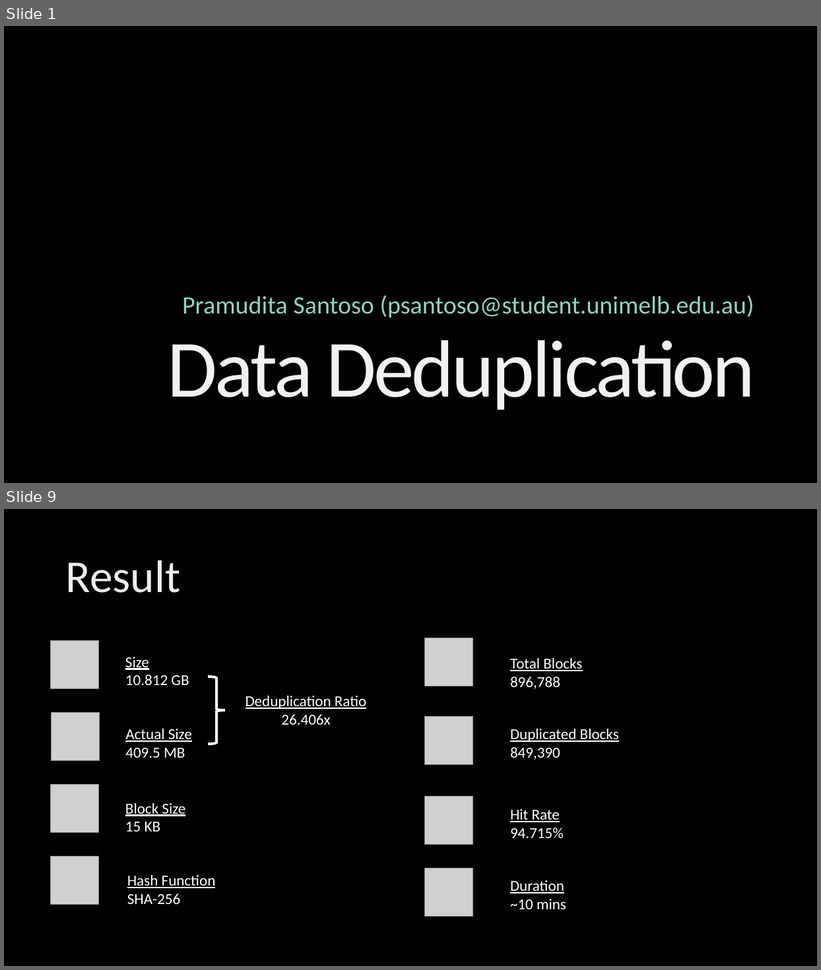
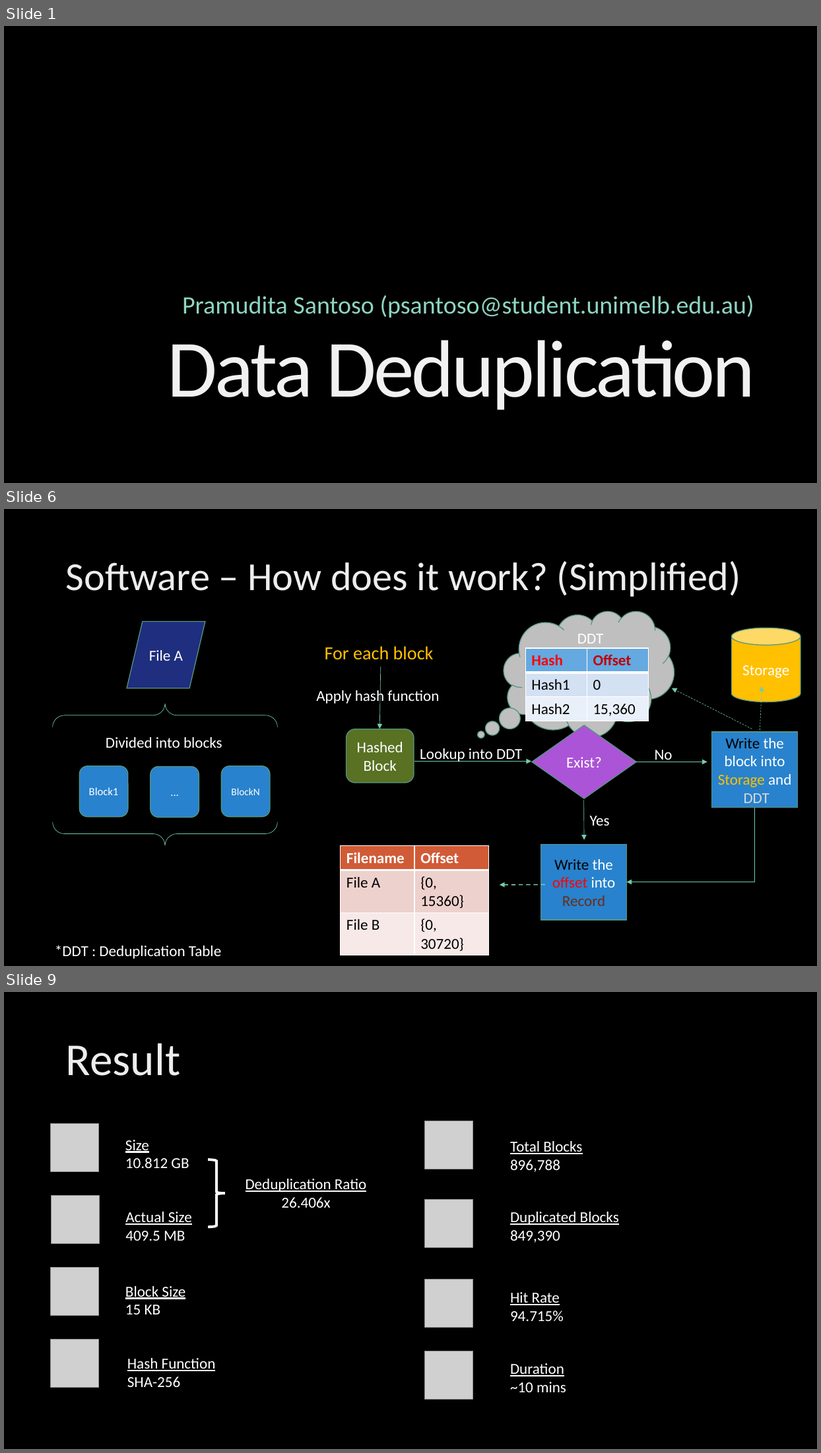
Before and after one commit to parfaire/DaDeDupNew, a slide deck: dd/DaDeDup.pptx. Shown one above the other, each under a label of ours: slides 1 and 9 before the commit, slides 1, 6 and 9 after it; the slides between them are not shown. The pictures are 821x970 and 821x1453 pixels, drawn with LibreOffice and Linux fonts; fonts in the diff are those of the drawing; grey boxes stand for pictures; background and template pictures are left out. Boxes give left, top, right and bottom in pixels: in the first picture for what was removed or moved away, otherwise in the second. Text is boxed around its words. In the diff, an @@ line names an element or a change of style, - is before the commit and + after.

```diff
--- a/dd/DaDeDup.pptx
+++ b/dd/DaDeDup.pptx
@@ slide 6 added at [4, 509, 817, 966], background picture (left out) @@
@@ title added at [66, 561, 741, 597], 47 pt, text gradient #DEDEDE to #EDEDED to #FFFFFF @@
+Software – How does it work? (Simplified)
@@ flow chart input output added at [127, 622, 205, 689], fill #1F2E7E, outline #559684 1 pt, 18 pt, text #FFFFFF @@
+File A
@@ thought cloud added at [504, 611, 675, 737], fill #BFBFBF, outline #559684 1 pt @@
@@ text added at [325, 646, 434, 660], 22 pt, text #FFC000 @@
+For each block
@@ text added at [578, 634, 603, 644], 18 pt, text #FFFFFF @@
+DDT
@@ cylinder added at [732, 628, 801, 702], fill #FFC000, outline #559684 1 pt, 18 pt, text #FFFFFF @@
+Storage
@@ arrow added from (381, 667) to (380, 729), #73CBB2 0.5 pt @@
@@ table added at [525, 648, 649, 722], 3 rows, 2 columns @@
+Hash | Offset
+Hash1 | 0
+Hash2 | 15,360
@@ arrow added from (760, 730) to (762, 687), #73CBB2 0.5 pt dashed @@
@@ brace pair added at [52, 704, 277, 846], outline #73CBB2 0.5 pt @@
@@ text added at [316, 689, 439, 706], 18 pt, text #FFFFFF @@
+Apply hash function
@@ arrow added from (752, 729) to (672, 689), #73CBB2 0.5 pt dashed @@
@@ diamond added at [532, 725, 636, 799], fill #AB54D7, outline #559684 1 pt, 18 pt, text #FFFFFF @@
+Exist?
@@ text added at [106, 737, 222, 748], 18 pt, text #FFFFFF @@
+Divided into blocks
@@ rounded rectangle added at [346, 729, 414, 783], fill #597123, outline #559684 1 pt, 18 pt, text #FFFFFF @@
+Hashed Block
@@ rectangle added at [712, 732, 798, 808], fill #2882CD, outline #559684 1 pt, 18 pt, text #FFFFFF @@
+Write the block into Storage and DDT
@@ arrow added from (415, 762) to (531, 762), #73CBB2 0.5 pt @@
@@ text added at [420, 749, 522, 762], 18 pt, text #FFFFFF @@
+Lookup into DDT
@@ arrow added from (636, 762) to (708, 762), #73CBB2 0.5 pt @@
@@ text added at [655, 750, 673, 762], 18 pt, text #FFFFFF @@
+No
@@ rounded rectangle added at [80, 766, 129, 817], fill #2882CD, outline #559684 1 pt, 13 pt, text #FFFFFF @@
+Block1
@@ rounded rectangle added at [151, 767, 199, 818], fill #2882CD, outline #559684 1 pt, 13 pt, text #FFFFFF @@
+...
@@ rounded rectangle added at [221, 766, 270, 817], fill #2882CD, outline #559684 1 pt, 12 pt, text #FFFFFF @@
+BlockN
@@ arrow added from (584, 800) to (584, 840), #73CBB2 0.5 pt @@
@@ text added at [590, 816, 610, 826], 18 pt, text #FFFFFF @@
+Yes
@@ elbow arrow added from (755, 808) to (627, 883), #73CBB2 0.5 pt @@
@@ rectangle added at [541, 844, 628, 920], fill #2882CD, outline #559684 1 pt, 18 pt, text #FFFFFF @@
+Write the offset into Record
@@ table added at [341, 846, 490, 954], 3 rows, 2 columns @@
+Filename | Offset
+File A | {0, 15360}
+File B | {0, 30720}
@@ arrow added from (545, 885) to (500, 885), #73CBB2 1.25 pt dashed @@
@@ text added at [55, 945, 221, 959], 18 pt, text #FFFFFF @@
+*DDT : Deduplication Table
```
Also in this commit, not shown: 6 slides changed, 1 slide removed, 3 other files.
